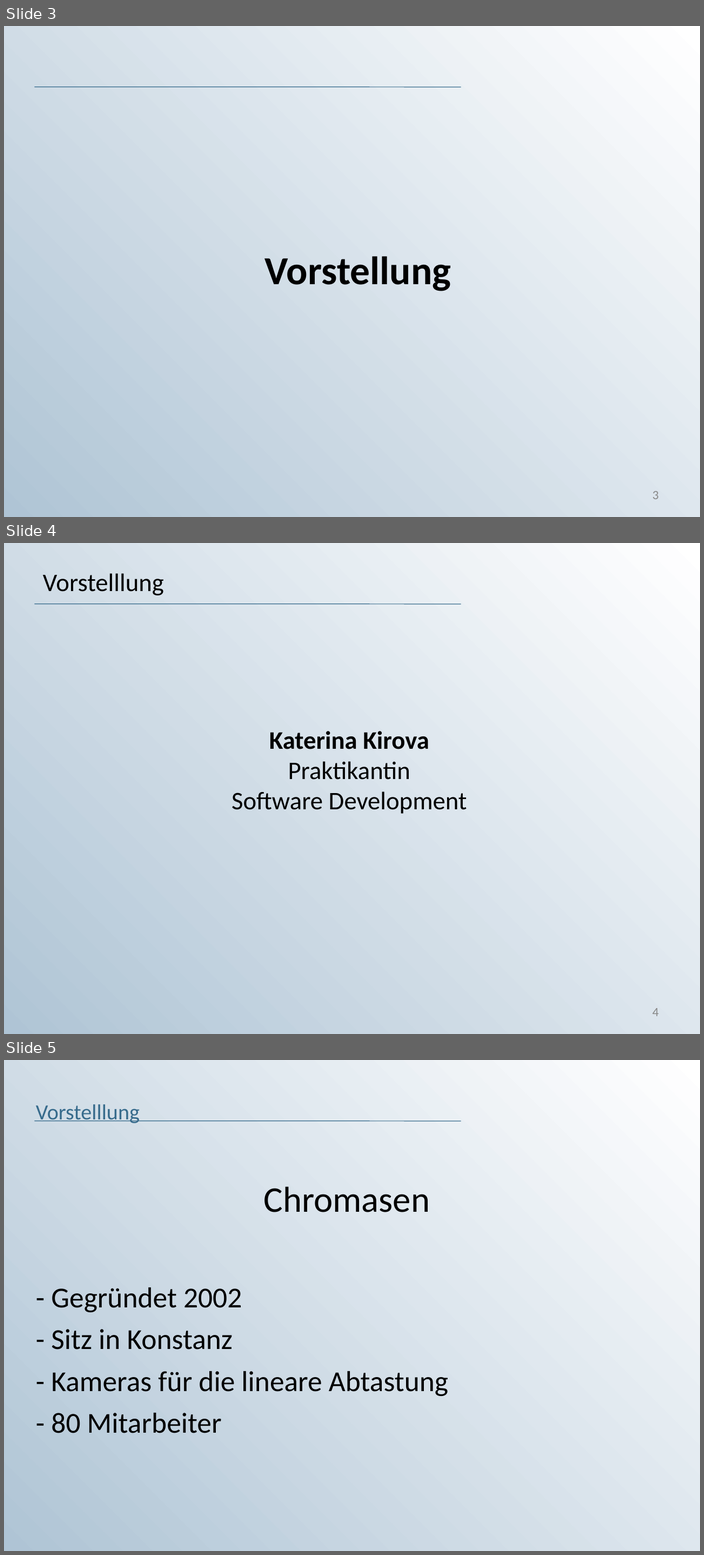
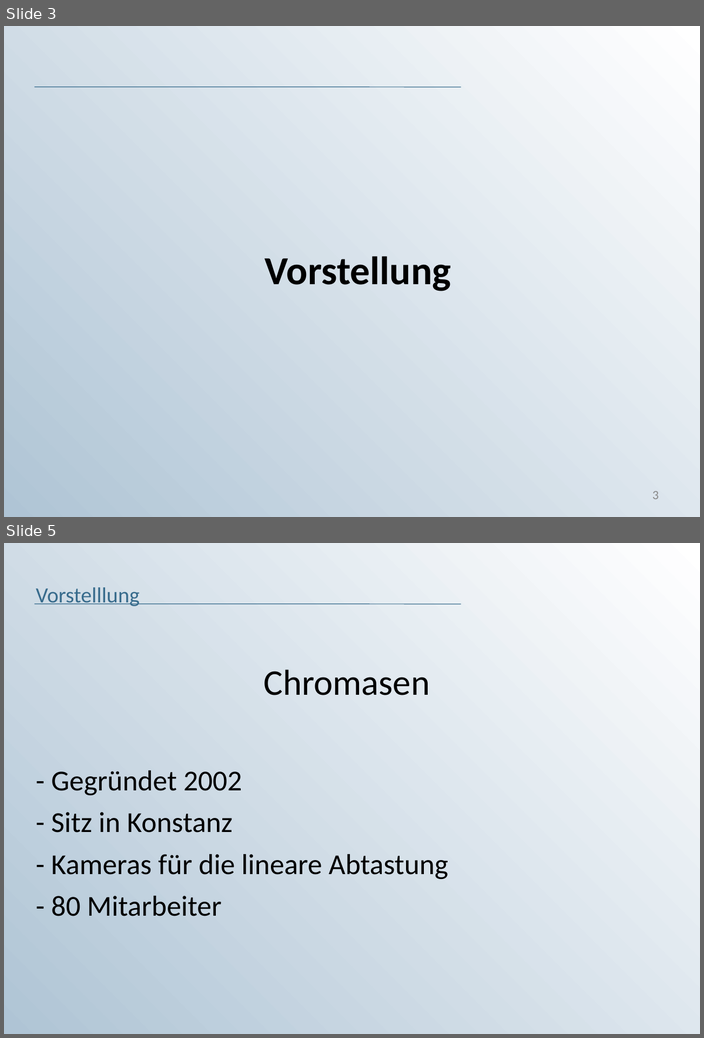
Before and after one commit to KaterinaKirova/Exam-DAVA, a slide deck: Präsentation_DAVA_Prüfung.ppt. Shown one above the other, each under a label of ours: slides 3, 4 and 5 before the commit, slides 3 and 5 after it; the slides between them are not shown. The pictures are 704x1555 and 704x1038 pixels, drawn with LibreOffice and Linux fonts; fonts in the diff are those of the drawing; background and template pictures are left out. Boxes give left, top, right and bottom in pixels: in the first picture for what was removed or moved away, otherwise in the second. Text is boxed around its words. In the diff, an @@ line names an element or a change of style, - is before the commit and + after.

```diff
--- a/Präsentation_DAVA_Prüfung.ppt
+++ b/Präsentation_DAVA_Prüfung.ppt
@@ slide 4 removed at [4, 543, 700, 1034], background gradient #AFC4D5 to #FFFFFF; not listed: 1 template element that a slide beside it also shows @@
@@ title removed at [43, 573, 164, 595] @@
-Vorstelllung
@@ text removed at [231, 731, 467, 814] @@
-Katerina Kirova
-Praktikantin
-Software Development
@@ page number removed at [652, 1008, 658, 1016] @@
-4
```
Also in this commit, not shown: 1 slide changed, 1 slide added, 4 other files.
